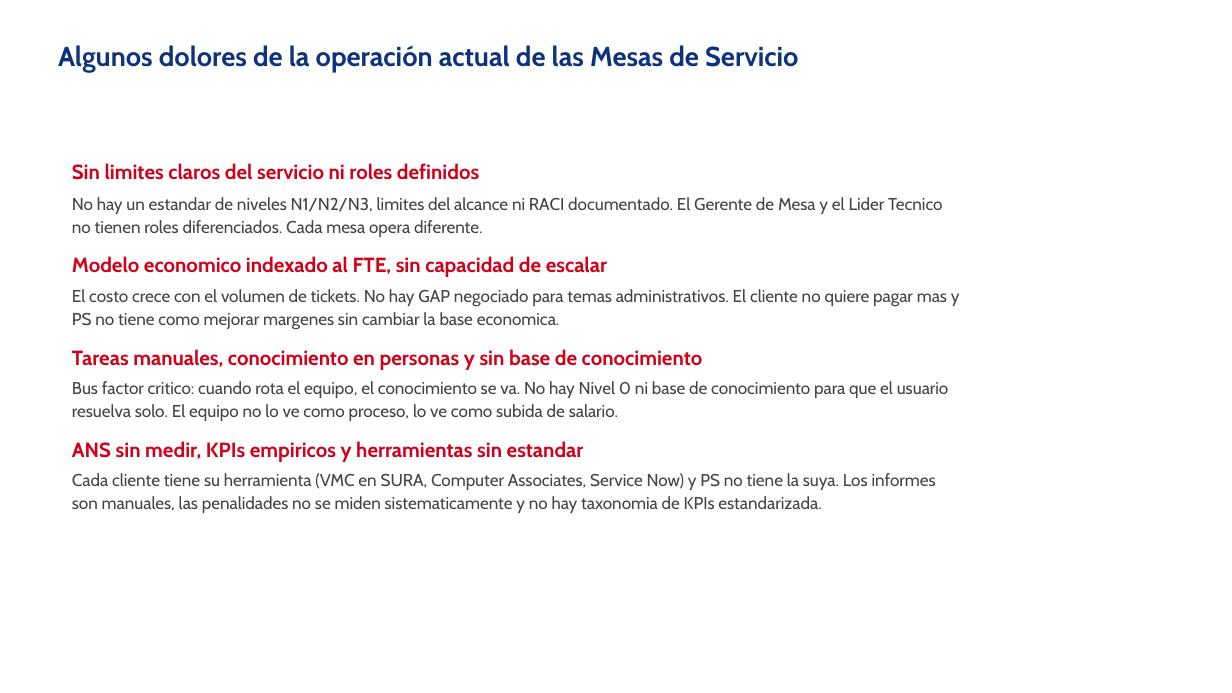
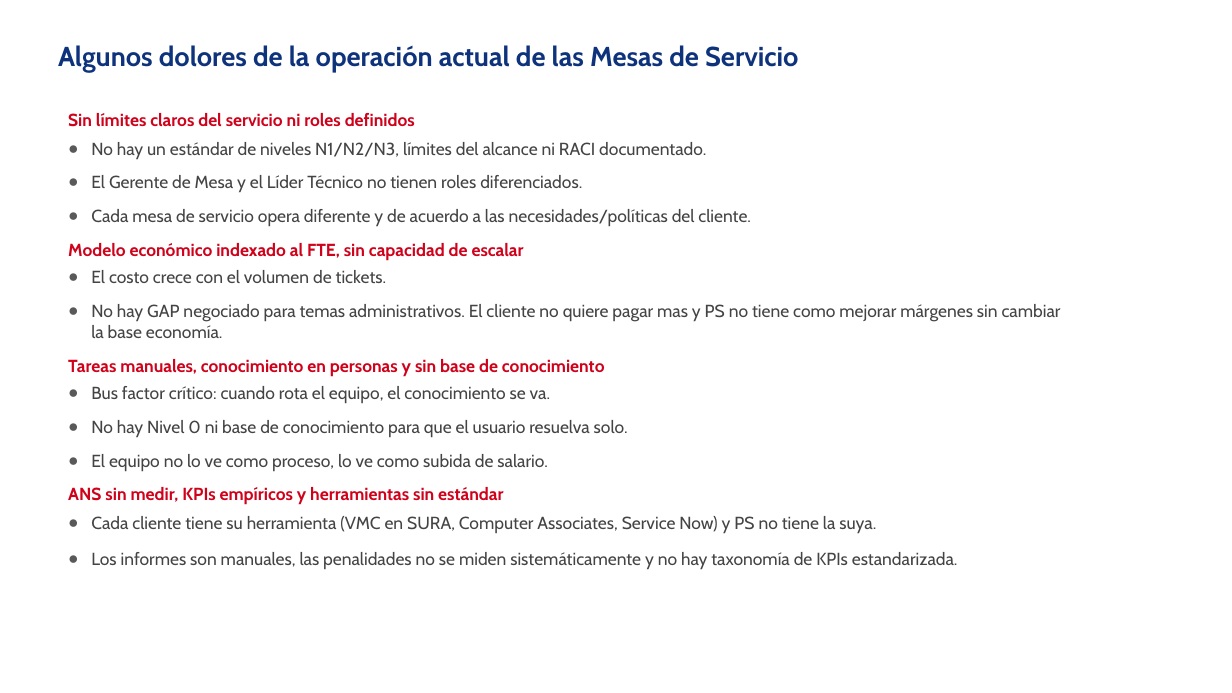
Before and after one commit to nataliazarthapersonalsoft/mesadeservicio-modernizacionaplicaciones, a slide deck: slide 3 of 04-planning/roadmaps/Mesa de Servicio Roadmap Julio.pptx. Drawn at 1232x693 pixels with LibreOffice and Linux fonts; fonts in the diff are those of the drawing; background and template pictures are left out. Boxes give left, top, right and bottom in pixels: in the first picture for what was removed or moved away, otherwise in the second. Text is boxed around its words. In the diff, an @@ line names an element or a change of style, - is before the commit and + after.

```diff
--- a/04-planning/roadmaps/Mesa de Servicio Roadmap Julio.pptx
+++ b/04-planning/roadmaps/Mesa de Servicio Roadmap Julio.pptx
@@ text "Sin límites claros del servicio ...": place and size @@
-text "Sin límites claros del servicio ..." at bbox=[72, 163, 960, 513]
+text "Sin límites claros del servicio ..." at bbox=[68, 113, 1061, 570]
@@ text at bbox=[68, 113, 1061, 338]: text changed; size 10 to 10.2 pt @@
-Sin limites claros del servicio ni roles definidos
-No hay un estandar de niveles N1/N2/N3, limites del alcance ni RACI documentado. El Gerente de Mesa y el Lider Tecnico no tienen roles diferenciados. Cada mesa opera diferente.
-Modelo economico indexado al FTE, sin capacidad de escalar
-El costo crece con el volumen de tickets. No hay GAP negociado para temas administrativos. El cliente no quiere pagar mas y PS no tiene como mejorar margenes sin cambiar la base economica.
+Sin límites claros del servicio ni roles definidos
+● No hay un estándar de niveles N1/N2/N3, límites del alcance ni RACI documentado.
+● El Gerente de Mesa y el Líder Técnico no tienen roles diferenciados.
+● Cada mesa de servicio opera diferente y de acuerdo a las necesidades/políticas del cliente.
+Modelo económico indexado al FTE, sin capacidad de escalar
+● El costo crece con el volumen de tickets.
+● No hay GAP negociado para temas administrativos. El cliente no quiere pagar mas y PS no tiene como mejorar márgenes sin cambiar la base economía.
@@ text at bbox=[68, 359, 605, 377]: size 12 to 10.2 pt in "Tareas manuales, conocimiento en personas y sin ..."; line spacing 1.15 to 1.05 @@
@@ text at bbox=[68, 386, 958, 570]: text changed; size 10 to 10.2 pt @@
-Bus factor critico: cuando rota el equipo, el conocimiento se va. No hay Nivel 0 ni base de conocimiento para que el usuario resuelva solo. El equipo no lo ve como proceso, lo ve como subida de salario.
-ANS sin medir, KPIs empiricos y herramientas sin estandar
-Cada cliente tiene su herramienta (VMC en SURA, Computer Associates, Service Now) y PS no tiene la suya. Los informes son manuales, las penalidades no se miden sistematicamente y no hay taxonomia de KPIs estandarizada.
+● Bus factor crítico: cuando rota el equipo, el conocimiento se va.
+● No hay Nivel 0 ni base de conocimiento para que el usuario resuelva solo.
+● El equipo no lo ve como proceso, lo ve como subida de salario.
+ANS sin medir, KPIs empíricos y herramientas sin estándar
+● Cada cliente tiene su herramienta (VMC en SURA, Computer Associates, Service Now) y PS no tiene la suya.
+● Los informes son manuales, las penalidades no se miden sistemáticamente y no hay taxonomía de KPIs estandarizada.
```
Also in this commit, not shown: 6 other slides changed, 1 slide removed, 1 other file.
